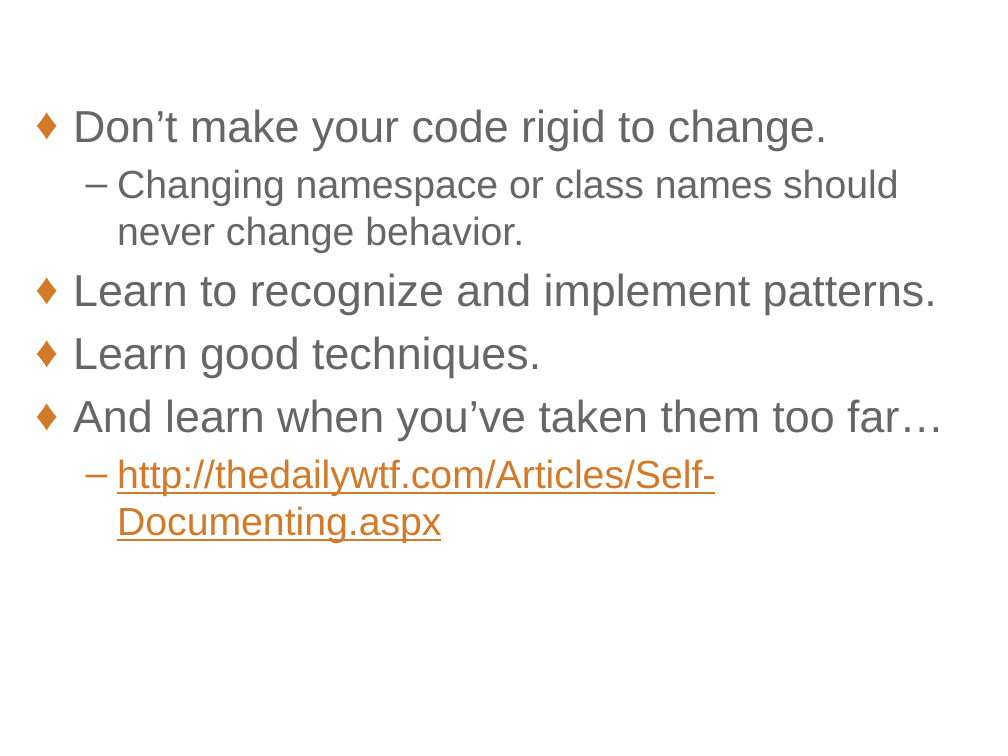
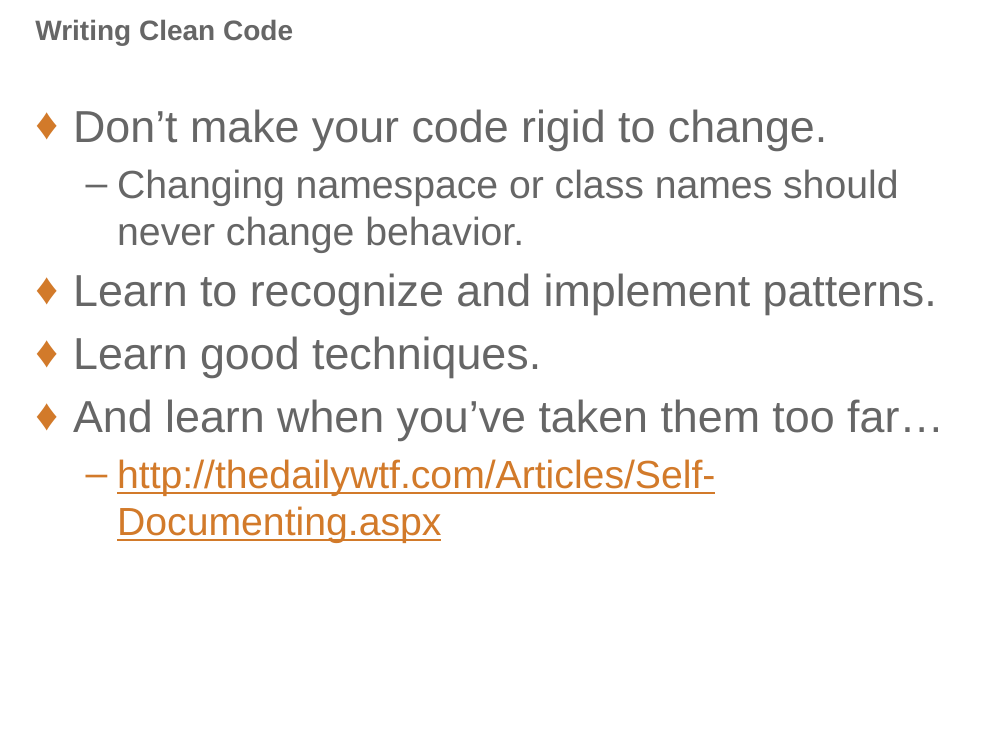
Before and after one commit to PatrickDelancy/RefactoringWorkshop, a slide deck: slide 17 of Refactoring Workshop.pptx (slide 16 before the commit). Drawn at 1008x756 pixels with LibreOffice and Linux fonts; fonts in the diff are those of the drawing; background and template pictures are left out. Boxes give left, top, right and bottom in pixels: in the first picture for what was removed or moved away, otherwise in the second. Text is boxed around its words. In the diff, an @@ line names an element or a change of style, - is before the commit and + after.

```diff
--- a/Refactoring Workshop.pptx
+++ b/Refactoring Workshop.pptx
@@ title added at [35,19,293,45], 20 pt, text #666666, bold @@
+Writing Clean Code
```
Also in this commit, not shown: 3 other slides changed, 1 slide added.
